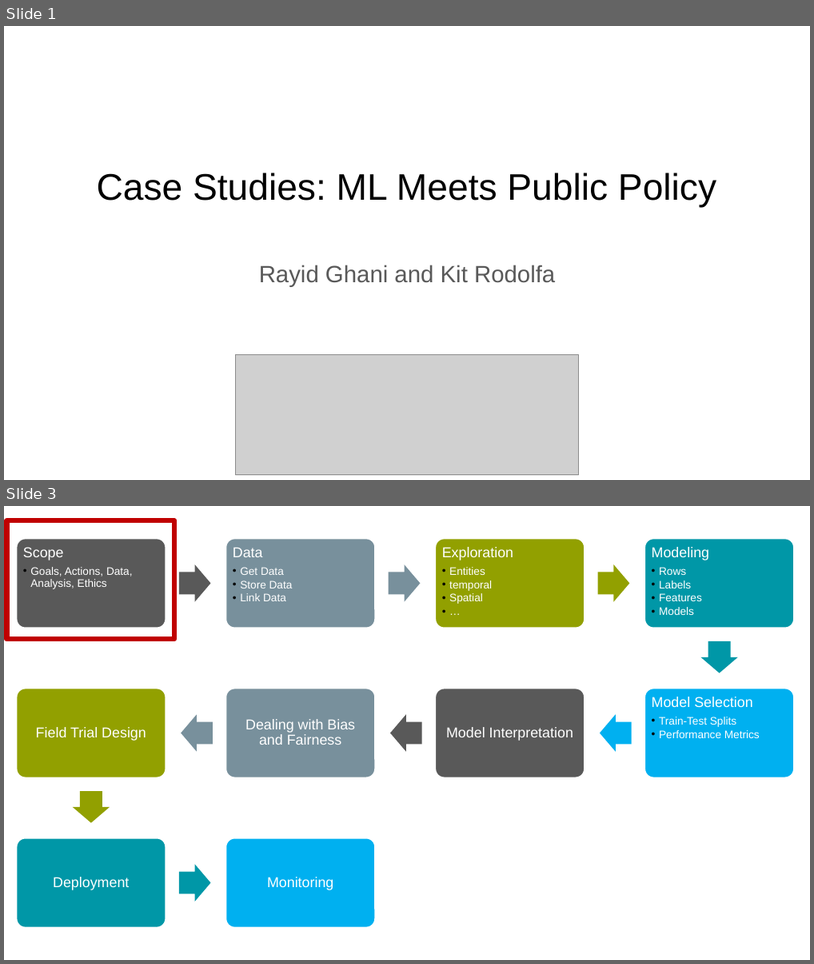
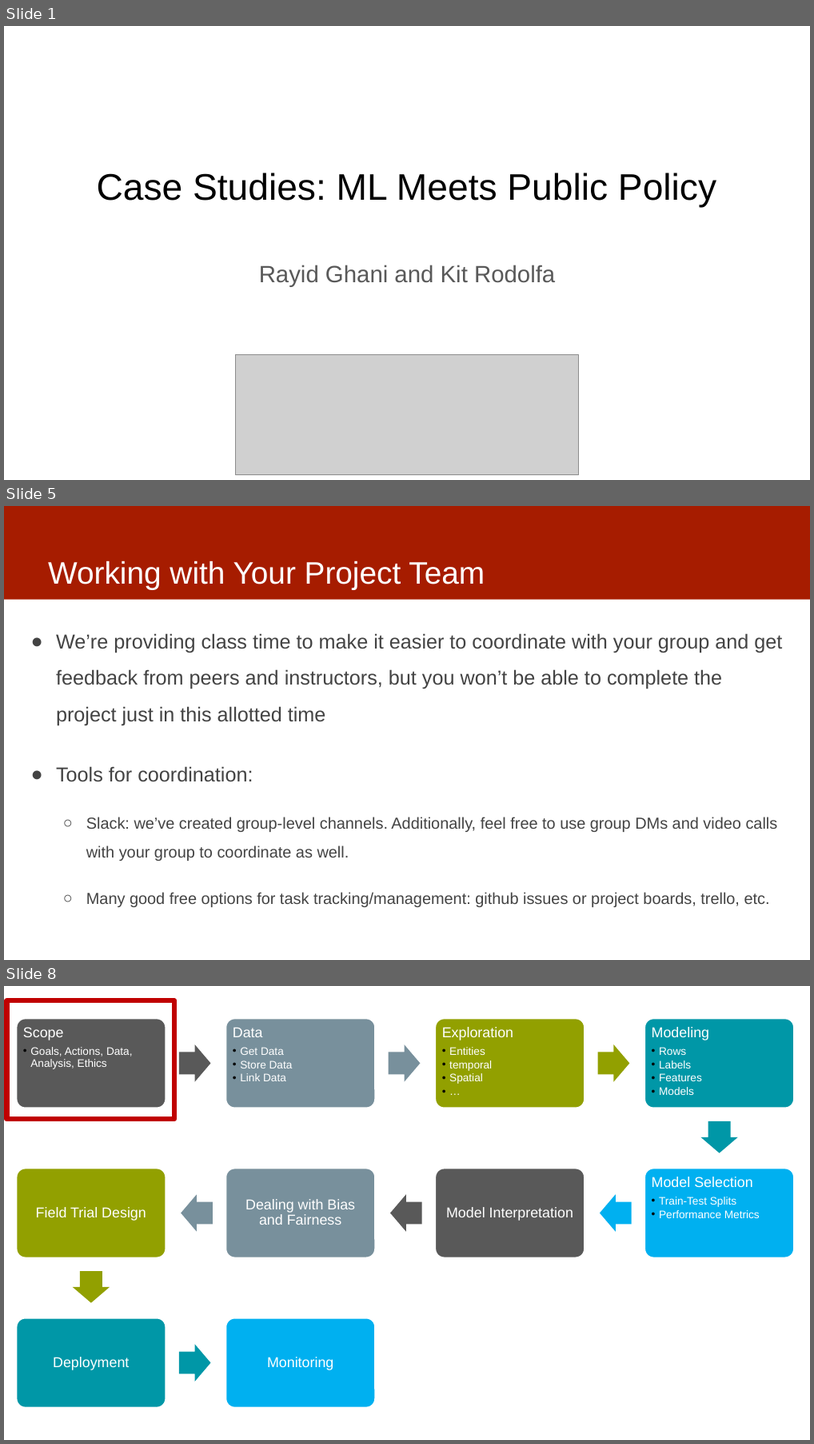
Before and after one commit to dssg/mlforpublicpolicylab, a slide deck: Lectures/03-casestudies.pptx. Shown one above the other, each under a label of ours: slides 1 and 3 before the commit, slides 1, 5 and 8 after it; the slides between them are not shown. The pictures are 814x964 and 814x1444 pixels, drawn with LibreOffice and Linux fonts; fonts in the diff are those of the drawing; grey boxes stand for pictures. Boxes give left, top, right and bottom in pixels: in the first picture for what was removed or moved away, otherwise in the second. Text is boxed around its words. In the diff, an @@ line names an element or a change of style, - is before the commit and + after.

```diff
--- a/Lectures/03-casestudies.pptx
+++ b/Lectures/03-casestudies.pptx
@@ slide 5 added at (x1=4, y1=506, x2=810, y2=960), background #FFFFFF @@
@@ rectangle added at (x1=4, y1=506, x2=810, y2=599), fill #A61C00 @@
@@ title added at (x1=48, y1=561, x2=485, y2=590), 37 pt, text #FFFFFF @@
+Working with Your Project Team
@@ text added at (x1=56, y1=633, x2=782, y2=907), 19 pt, text #434343 @@
+● We’re providing class time to make it easier to coordinate with your group and get feedback from peers and instructors, but you won’t be able to complete the project just in this allotted time
+● Tools for coordination:
+  ○ Slack: we’ve created group-level channels. Additionally, feel free to use group DMs and video calls with your group to coordinate as well.
+  ○ Many good free options for task tracking/management: github issues or project boards, trello, etc.
@@ what was slide 3 is now slide 8 @@
```
Also in this commit, not shown: 2 slides changed, 7 other slides added.
